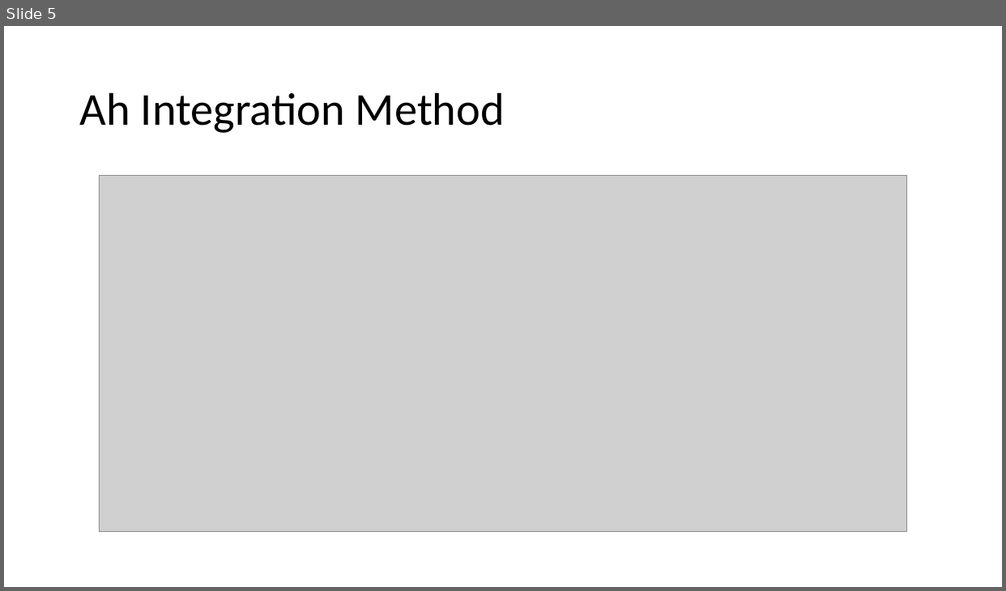
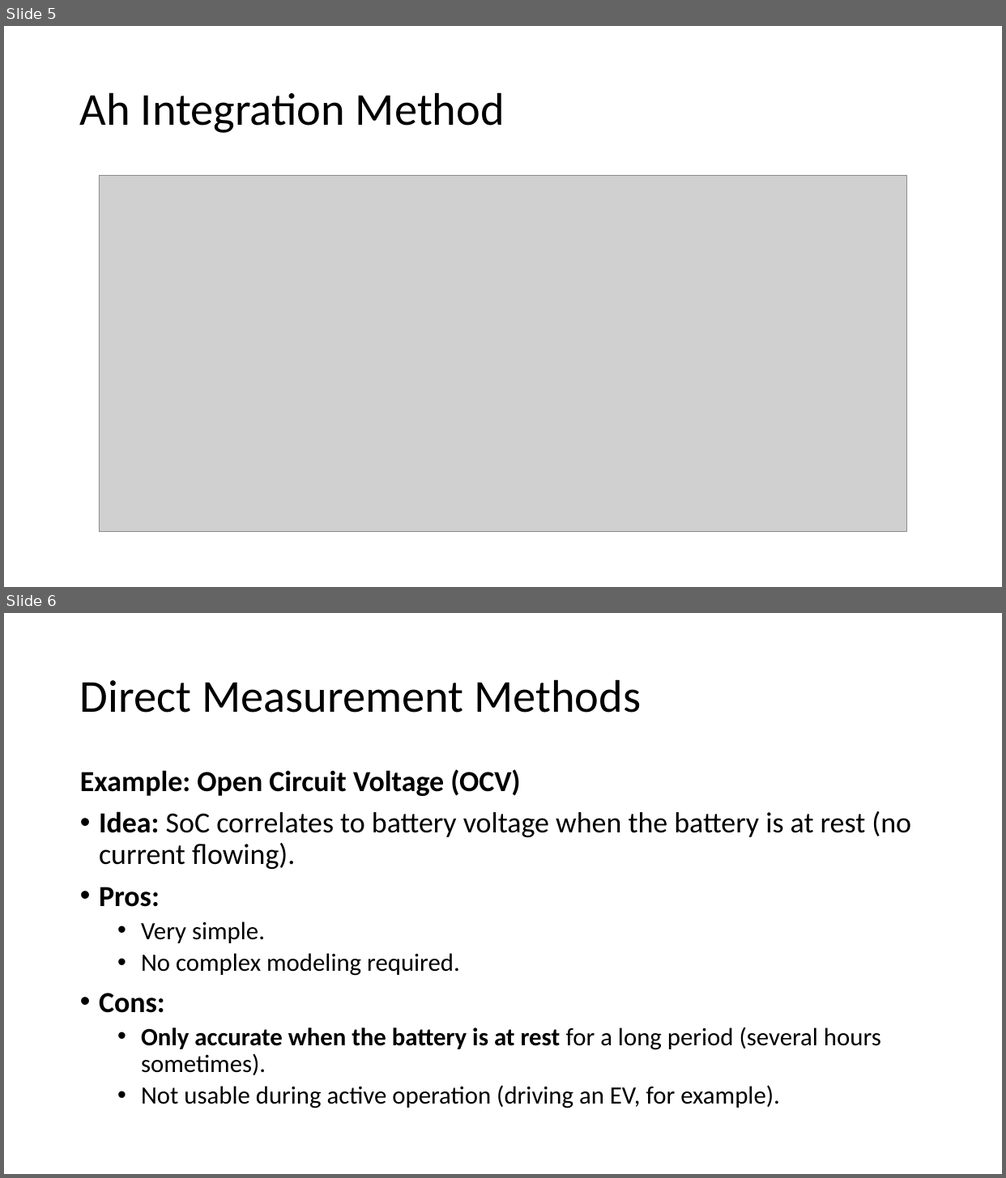
Before and after one commit to DrHammerhead/SoC-estimation, a slide deck: SoC Estimation.pptx. Shown one above the other, each under a label of ours: slide 5 before the commit, slides 5 and 6 after it. The pictures are 1006x591 and 1006x1178 pixels, drawn with LibreOffice and Linux fonts; fonts in the diff are those of the drawing; grey boxes stand for pictures. Boxes give left, top, right and bottom in pixels: in the first picture for what was removed or moved away, otherwise in the second. Text is boxed around its words. In the diff, an @@ line names an element or a change of style, - is before the commit and + after.

```diff
--- a/SoC Estimation.pptx
+++ b/SoC Estimation.pptx
@@ slide 6 added at [4,613,1002,1174], background #FFFFFF @@
@@ title added at [80,679,641,713], 44 pt, text #000000 @@
+Direct Measurement Methods
@@ text added at [80,769,911,1109], 24 pt, text #000000 @@
+Example: Open Circuit Voltage (OCV)
+• Idea: SoC correlates to battery voltage when the battery is at rest (no current flowing).
+• Pros:
+  • Very simple.
+  • No complex modeling required.
+• Cons:
+  • Only accurate when the battery is at rest for a long period (several hours sometimes).
+  • Not usable during active operation (driving an EV, for example).
```
Also in this commit, not shown: 2 other slides added.
